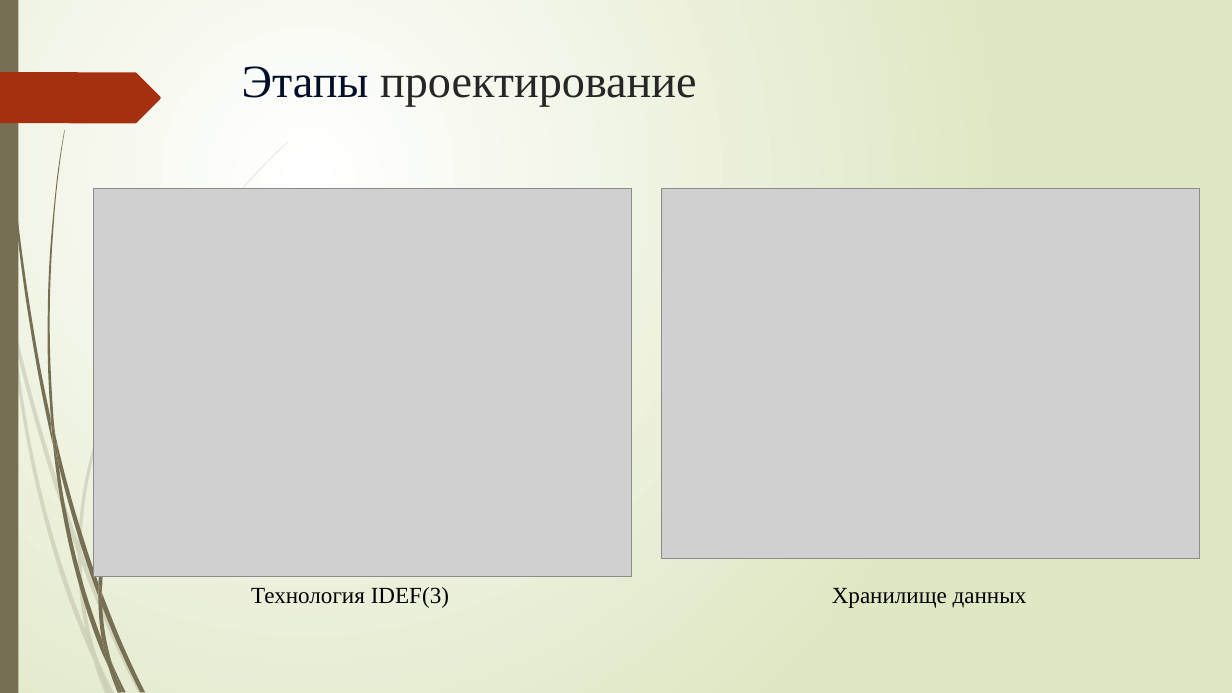
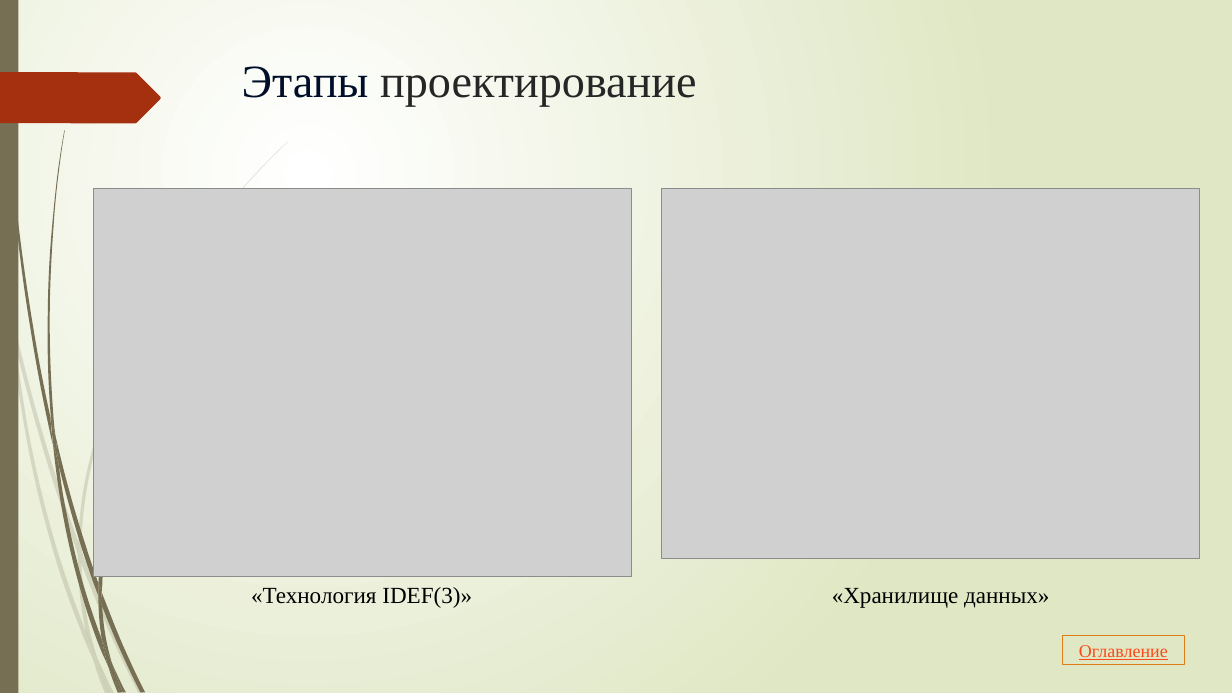
Before and after one commit to Renc345/123122, a slide deck: slide 5 of Стародубцев - Презентация.pptx. Drawn at 1232x693 pixels with LibreOffice and Linux fonts; fonts in the diff are those of the drawing; grey boxes stand for pictures. Boxes give left, top, right and bottom in pixels: in the first picture for what was removed or moved away, otherwise in the second. Text is boxed around its words. In the diff, an @@ line names an element or a change of style, - is before the commit and + after.

```diff
--- a/Стародубцев - Презентация.pptx
+++ b/Стародубцев - Презентация.pptx
@@ text at (251,587,472,608): text changed @@
-Технология IDEF(3)
+«Технология IDEF(3)»
@@ text at (832,588,1049,608): text changed @@
-Хранилище данных
+«Хранилище данных»
@@ rectangle added at (1063,636,1185,665), outline #DE7E18 0.75 pt, 14 pt, text #FB4A18, underline @@
+Оглавление
```
Also in this commit, not shown: 7 other slides changed, 3 slides added, 1 slide removed.
